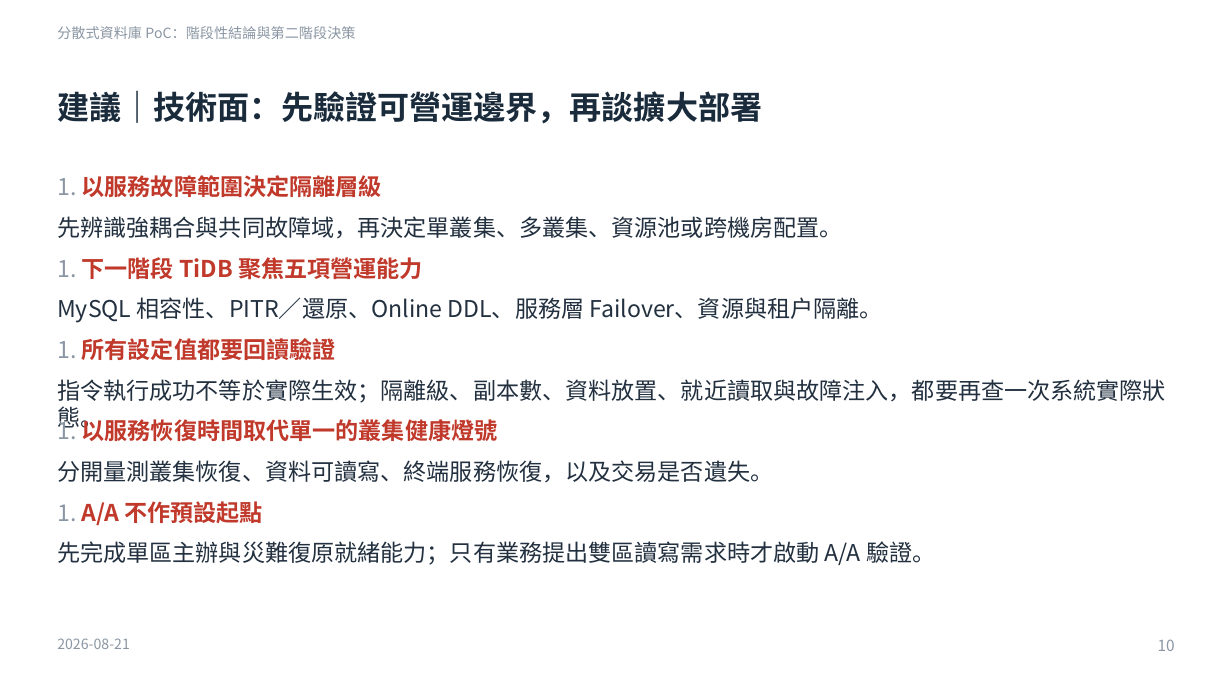
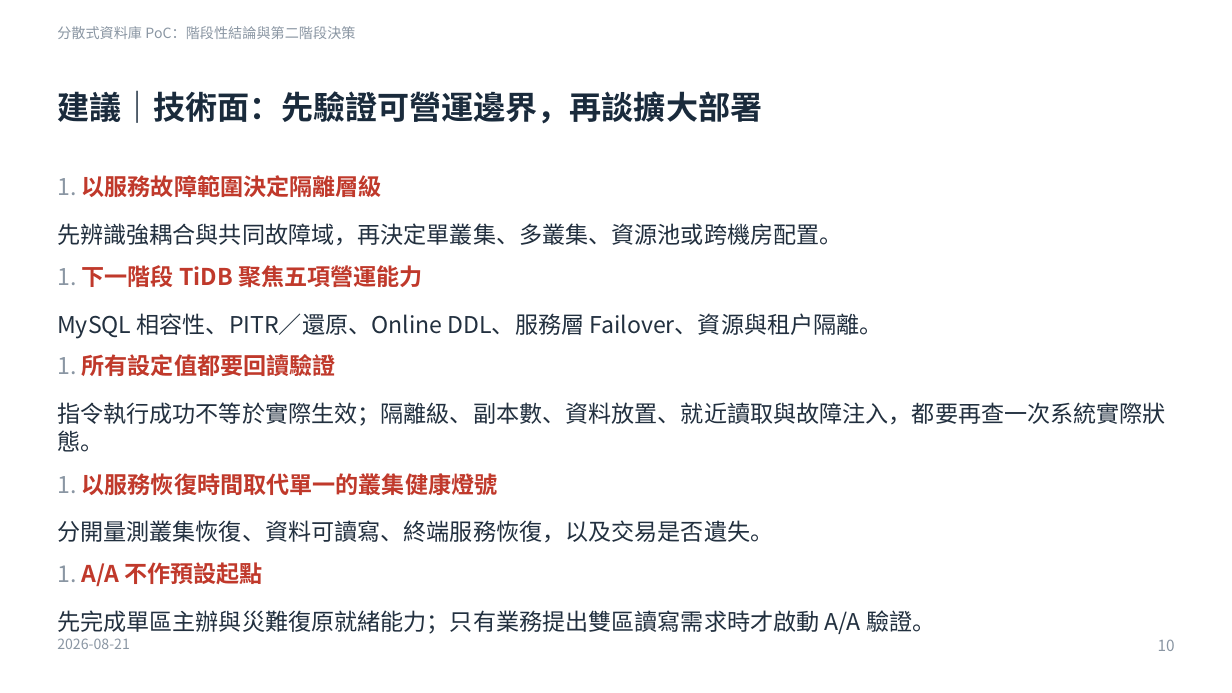
Before and after one commit to heavenruler/dba_career, a slide deck: slide 10 of poc/1_MeetingMinutes/0821_slide.pptx. Drawn at 1232x693 pixels with LibreOffice and Linux fonts; fonts in the diff are those of the drawing. Boxes give left, top, right and bottom in pixels: in the first picture for what was removed or moved away, otherwise in the second. Text is boxed around its words. In the diff, an @@ line names an element or a change of style, - is before the commit and + after.

```diff
--- a/poc/1_MeetingMinutes/0821_slide.pptx
+++ b/poc/1_MeetingMinutes/0821_slide.pptx
@@ text "先辨識強耦合與共同故障域，再決定單叢集、多叢集、資源池或跨機房配置。": place and size @@
-text "先辨識強耦合與共同故障域，再決定單叢集、多叢集、資源池或跨機房配置。" at box(57, 216, 842, 239)
+text "先辨識強耦合與共同故障域，再決定單叢集、多叢集、資源池或跨機房配置。" at box(57, 223, 842, 246)
@@ text "1. 下一階段 TiDB 聚焦五項營運能力": place and size @@
-text "1. 下一階段 TiDB 聚焦五項營運能力" at box(57, 257, 423, 279)
+text "1. 下一階段 TiDB 聚焦五項營運能力" at box(57, 265, 423, 287)
@@ text "MySQL 相容性、PITR／還原、Online DDL、服務層 Failover、資源與租戶隔離。": place and size @@
-text "MySQL 相容性、PITR／還原、Online DDL、服務層 Failover、資源與租戶隔離。" at box(57, 297, 882, 323)
+text "MySQL 相容性、PITR／還原、Online DDL、服務層 Failover、資源與租戶隔離。" at box(57, 313, 882, 338)
@@ text "1. 所有設定值都要回讀驗證": place and size @@
-text "1. 所有設定值都要回讀驗證" at box(57, 338, 336, 360)
+text "1. 所有設定值都要回讀驗證" at box(57, 354, 336, 376)
@@ text "指令執行成功不等於實際生效；隔離級、副本數、資料放置、就近讀取與故障注入，都要再查一次系統實際狀態。" rewrapped from box(57, 379, 1166, 403) to box(57, 402, 1166, 452) @@
@@ text "1. 以服務恢復時間取代單一的叢集健康燈號": place and size @@
-text "1. 以服務恢復時間取代單一的叢集健康燈號" at box(57, 416, 498, 441)
+text "1. 以服務恢復時間取代單一的叢集健康燈號" at box(57, 473, 498, 495)
@@ text "分開量測叢集恢復、資料可讀寫、終端服務恢復，以及交易是否遺失。": place and size @@
-text "分開量測叢集恢復、資料可讀寫、終端服務恢復，以及交易是否遺失。" at box(57, 460, 773, 483)
+text "分開量測叢集恢復、資料可讀寫、終端服務恢復，以及交易是否遺失。" at box(57, 520, 773, 543)
@@ text "1. A/A 不作預設起點": place and size @@
-text "1. A/A 不作預設起點" at box(57, 501, 263, 525)
+text "1. A/A 不作預設起點" at box(57, 562, 263, 586)
@@ text "先完成單區主辦與災難復原就緒能力；只有業務提出雙區讀寫需求時才啟動 A/A 驗證。": place and size @@
-text "先完成單區主辦與災難復原就緒能力；只有業務提出雙區讀寫需求時才啟動 A/A 驗證。" at box(57, 541, 935, 565)
+text "先完成單區主辦與災難復原就緒能力；只有業務提出雙區讀寫需求時才啟動 A/A 驗證。" at box(57, 610, 935, 634)
```
Also in this commit, not shown: 16 other slides changed, 1 other file.
